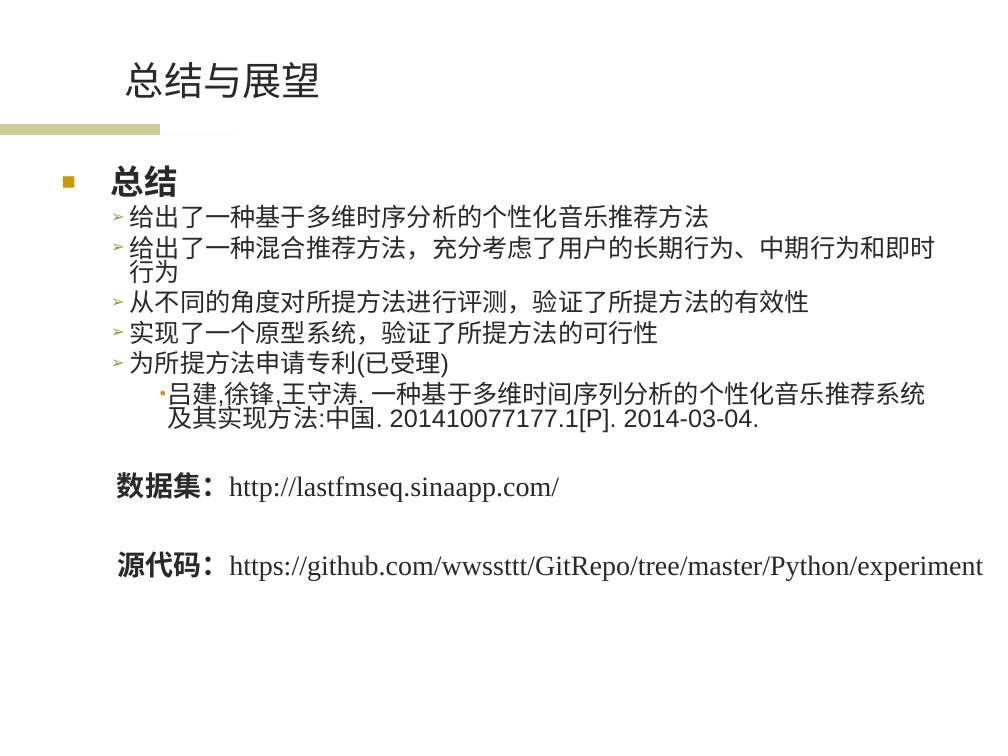
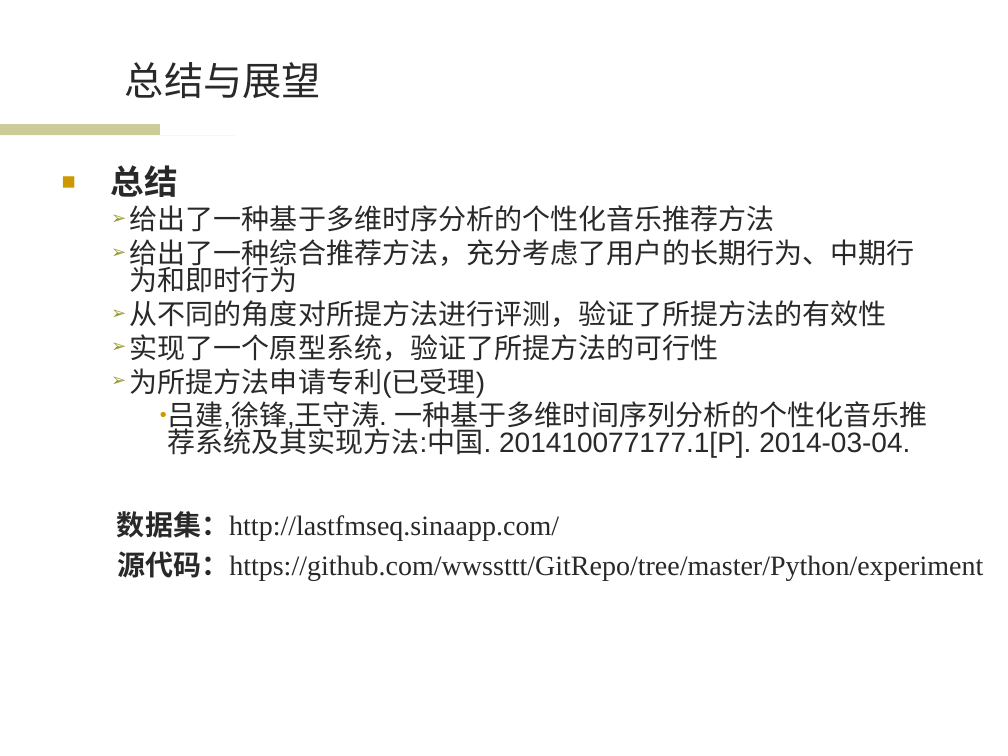
Before and after one commit to wwssttt/NJUThesis, a slide deck: slide 23 of ppt/一种基于时间序列分析的个性化音乐推荐系统及其实现.ppt. Drawn at 1008x756 pixels with LibreOffice and Linux fonts; fonts in the diff are those of the drawing; background and template pictures are left out. Boxes give left, top, right and bottom in pixels: in the first picture for what was removed or moved away, otherwise in the second. Text is boxed around its words. In the diff, an @@ line names an element or a change of style, - is before the commit and + after.

Commit message:
ppt4.5

```diff
--- a/ppt/一种基于时间序列分析的个性化音乐推荐系统及其实现.ppt
+++ b/ppt/一种基于时间序列分析的个性化音乐推荐系统及其实现.ppt
@@ text at [130, 205, 928, 457]: size 18 to 20 pt in "给出了一种基于多维时序分析的个性化音乐推荐方法", "从不同的角度对所提方法进行评测，验证了所提方法的有效性", "实现了一个原型系统，验证了所提方法的可行性", "为所提方法申请专利(已受理)" and 1 more places @@
@@ text at [130, 239, 915, 293]: text changed; size 18 to 20 pt @@
-  ➢ 给出了一种混合推荐方法，充分考虑了用户的长期行为、中期行为和即时行为
+  ➢ 给出了一种综合推荐方法，充分考虑了用户的长期行为、中期行为和即时行为
@@ text "数据集：http://lastfmseq.sinaapp.com/": place and size @@
-text "数据集：http://lastfmseq.sinaapp.com/" at [117, 472, 559, 502]
+text "数据集：http://lastfmseq.sinaapp.com/" at [117, 511, 559, 541]
```
Also in this commit, not shown: 5 other slides changed.
